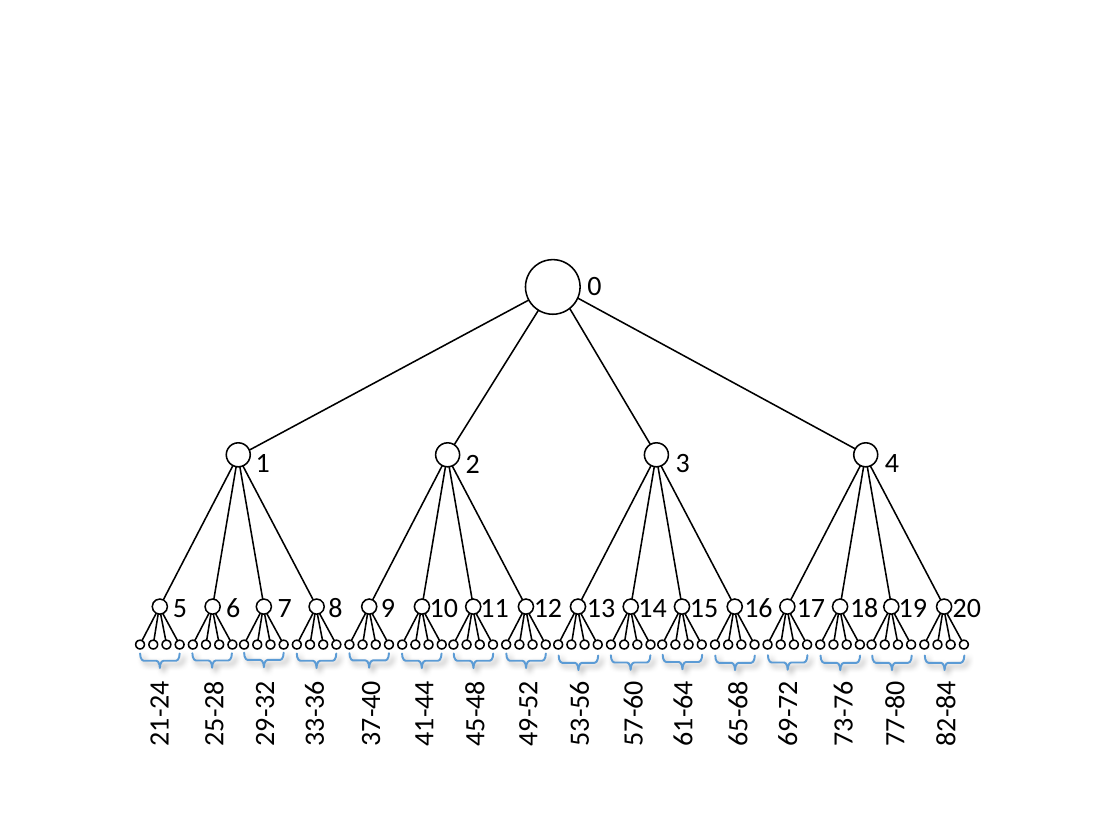
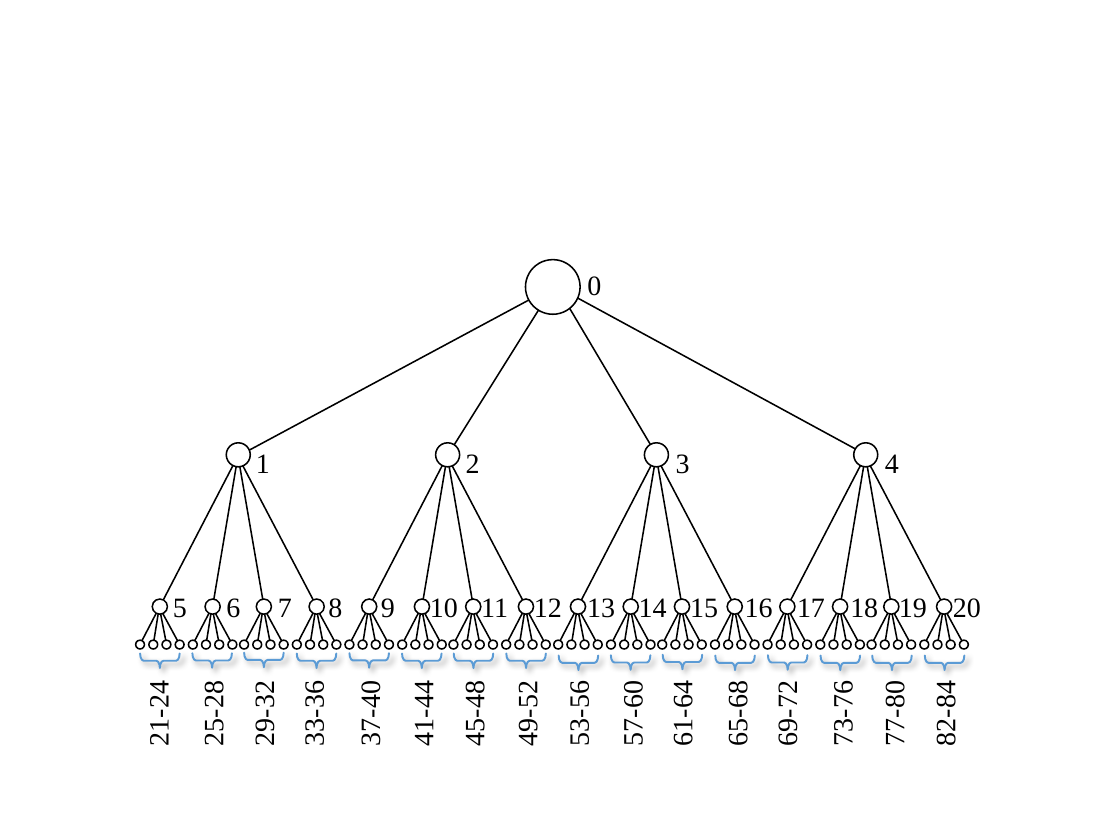
Before and after one commit to Ian-Parberry/sage-docs, a slide deck: slide 3 of Doxygen/physics/3. Collision Math Toy/figures.pptx. Drawn at 1120x840 pixels with LibreOffice and Linux fonts; fonts in the diff are those of the drawing. Boxes give left, top, right and bottom in pixels: in the first picture for what was removed or moved away, otherwise in the second. Text is boxed around its words. In the diff, an @@ line names an element or a change of style, - is before the commit and + after.

```diff
--- a/Doxygen/physics/3. Collision Math Toy/figures.pptx
+++ b/Doxygen/physics/3. Collision Math Toy/figures.pptx
@@ font Calibri to Times New Roman in 34 elements at [466, 454, 480, 473], [173, 598, 187, 618], [226, 598, 240, 618], [381, 598, 395, 618], [430, 598, 458, 623], [481, 598, 508, 623], [534, 598, 562, 623], [587, 598, 615, 618], [639, 598, 667, 623], [690, 598, 718, 623], [745, 598, 773, 618], [797, 598, 825, 617], [850, 598, 878, 618], [899, 598, 927, 623], [953, 598, 981, 618], [144, 687, 175, 744], [198, 687, 229, 744], [249, 687, 280, 744], [299, 687, 330, 744], [355, 687, 386, 744], [408, 687, 439, 744], [460, 687, 491, 744], [512, 687, 543, 744], [564, 687, 595, 744], [618, 687, 649, 744], [667, 687, 698, 744], [722, 687, 753, 744], [772, 687, 803, 744], [828, 687, 859, 744], [879, 687, 910, 744], [930, 687, 961, 744], [256, 454, 270, 473], [676, 454, 690, 474], [885, 454, 899, 473] @@
```
Also in this commit, not shown: 4 other slides changed, 18 other files.
